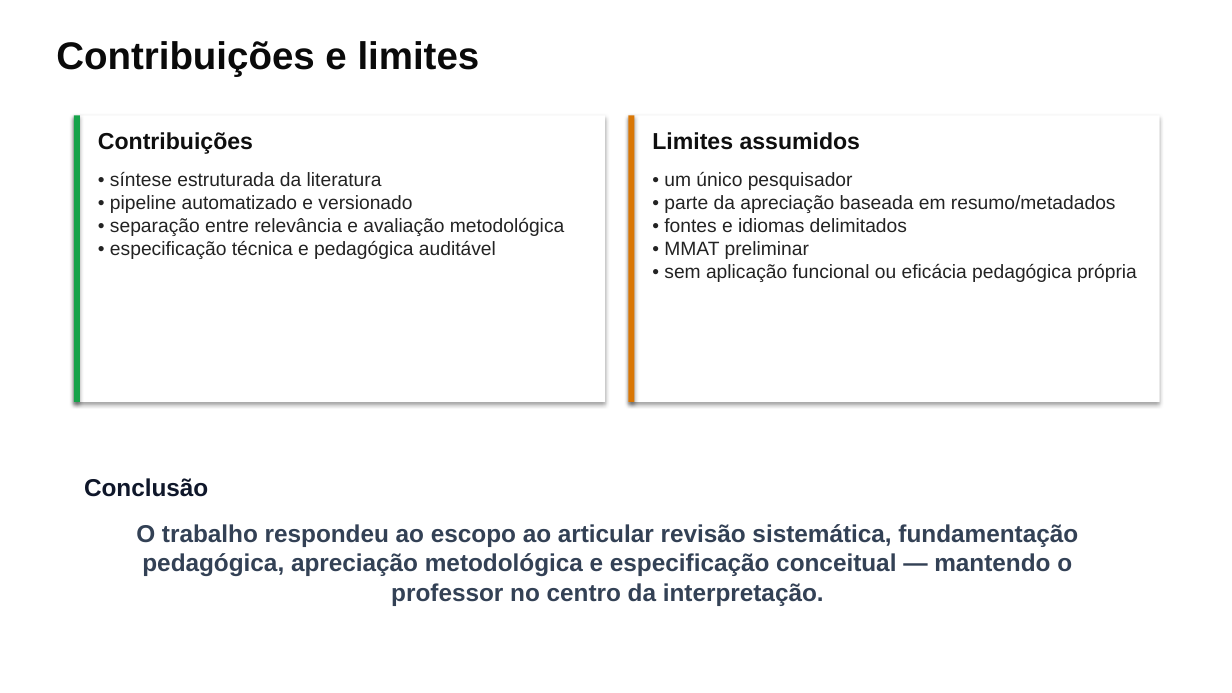
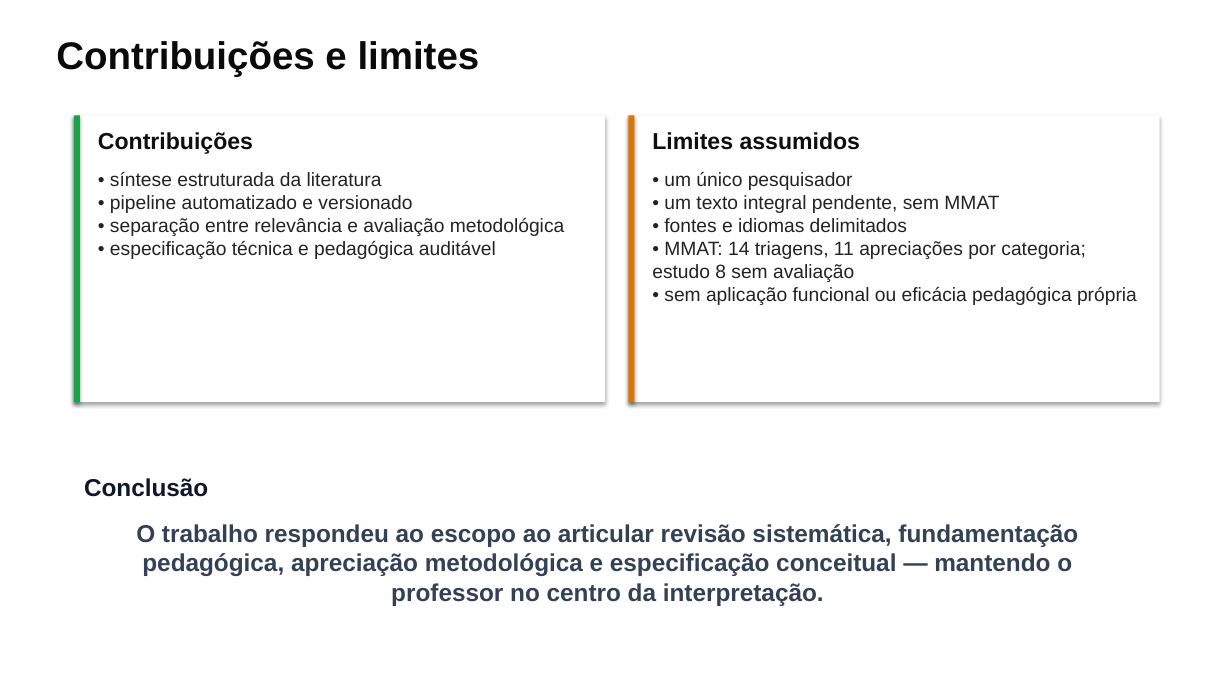
Before and after one commit to thalesfb/ccw, a slide deck: slide 18 of results/tcc/presentation/ensino_personalizado_de_matematica_tcc.pptx. Drawn at 1232x693 pixels with LibreOffice and Linux fonts; fonts in the diff are those of the drawing. Boxes give left, top, right and bottom in pixels: in the first picture for what was removed or moved away, otherwise in the second. Text is boxed around its words. In the diff, an @@ line names an element or a change of style, - is before the commit and + after.

```diff
--- a/results/tcc/presentation/ensino_personalizado_de_matematica_tcc.pptx
+++ b/results/tcc/presentation/ensino_personalizado_de_matematica_tcc.pptx
@@ text at (652,172,1137,305): text changed @@
-• um único pesquisador
-• parte da apreciação baseada em resumo/metadados
-• fontes e idiomas delimitados
-• MMAT preliminar
-• sem aplicação funcional ou eficácia pedagógica própria
+• um único pesquisador
+• um texto integral pendente, sem MMAT
+• fontes e idiomas delimitados
+• MMAT: 14 triagens, 11 apreciações por categoria; estudo 8 sem avaliação
+• sem aplicação funcional ou eficácia pedagógica própria
```
Also in this commit, not shown: 10 other slides changed, 3 slides added, 3 slides removed, 58 other files.
